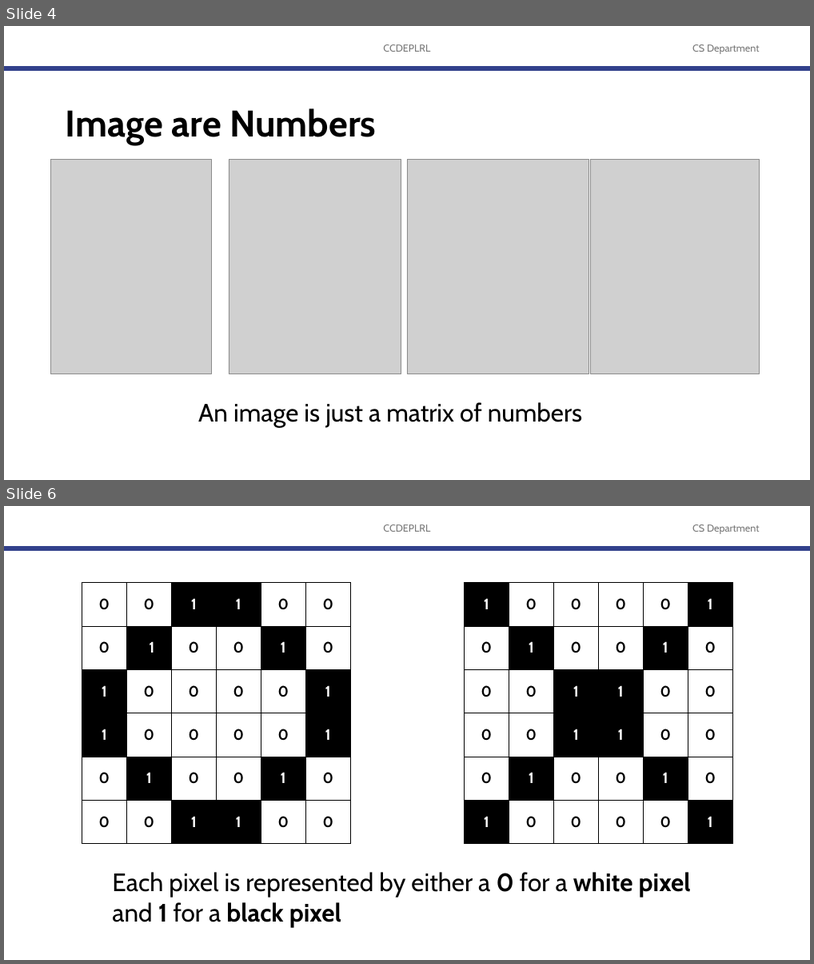
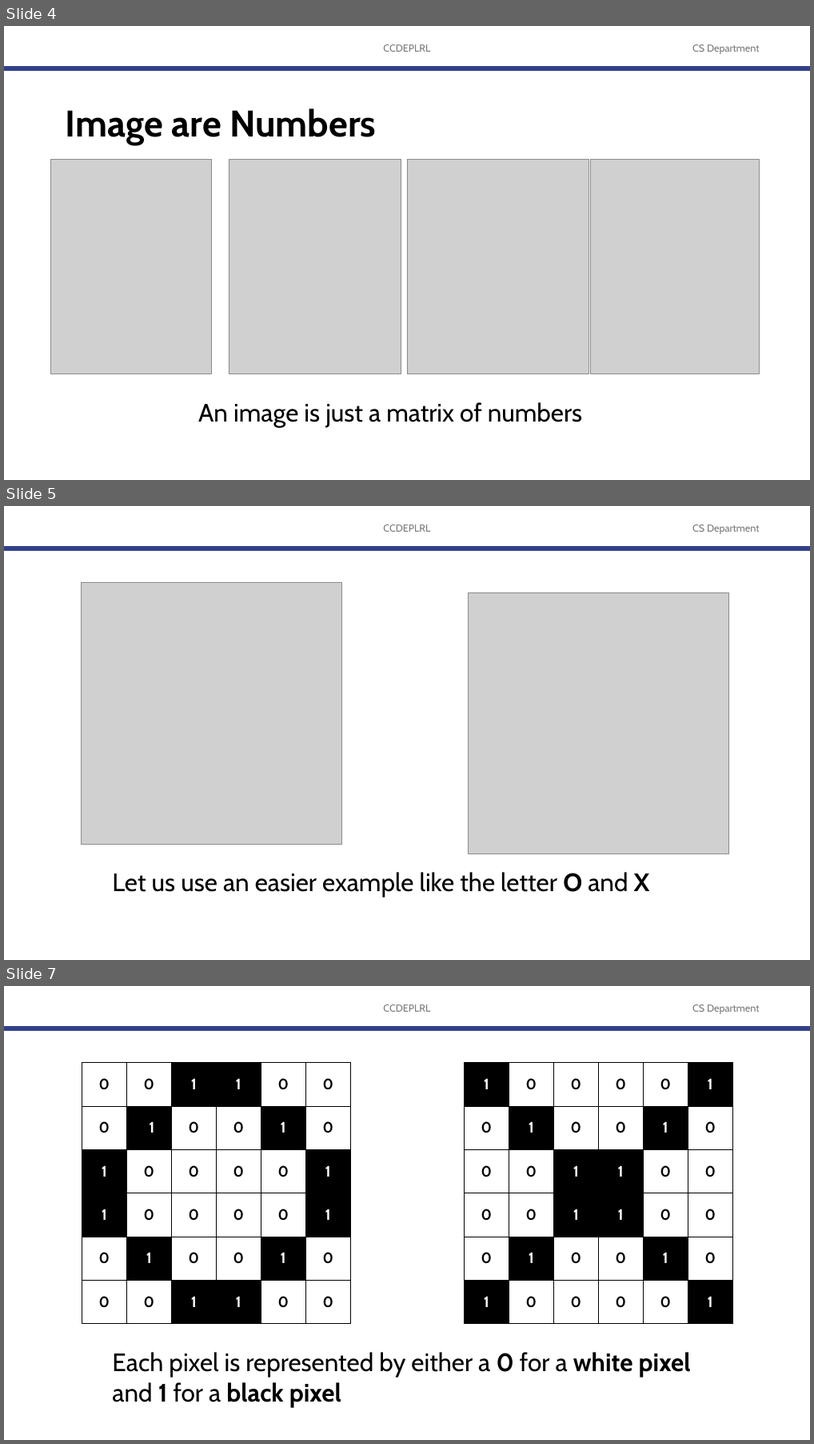
Before and after one commit to robitussin/CCDEPLRL, a slide deck: 4 - What Computers See/Convolutional Neural Network.pptx. Shown one above the other, each under a label of ours: slides 4 and 6 before the commit, slides 4, 5 and 7 after it; the slides between them are not shown. The pictures are 814x964 and 814x1444 pixels, drawn with LibreOffice and Linux fonts; fonts in the diff are those of the drawing; grey boxes stand for pictures; background and template pictures are left out. Boxes give left, top, right and bottom in pixels: in the first picture for what was removed or moved away, otherwise in the second. Text is boxed around its words. In the diff, an @@ line names an element or a change of style, - is before the commit and + after.

```diff
--- a/4 - What Computers See/Convolutional Neural Network.pptx
+++ b/4 - What Computers See/Convolutional Neural Network.pptx
@@ slide 5 added at (x1=4, y1=506, x2=810, y2=960), background #FFFFFF; not listed: 3 template elements that a slide beside it also shows @@
@@ picture added at (x1=82, y1=583, x2=342, y2=844) @@
@@ picture added at (x1=468, y1=592, x2=729, y2=853) @@
@@ text added at (x1=112, y1=872, x2=650, y2=896), 30 pt, text #000000 @@
+Let us use an easier example like the letter O and X
@@ what was slide 6 is now slide 7 @@
```
Also in this commit, not shown: 9 slides changed, 4 other slides added, 1 slide removed.
